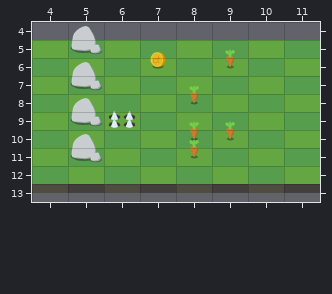
One commit to this Tiled map (JSON): maps/demo.json. This is how it looked before the edit.
Cells are 64x32 px. Shown: x 4..11, y 4..13.
After:
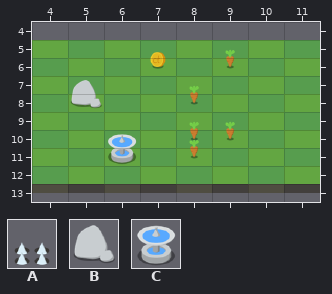
Key: from "objects": A 17, B 24, C 25.
_ is an empty cell.
Objects are placed by their top-left corner, in cells (3,4 is the top-left corner of cell 3,4); size is 1x1 cell unless given.
Commit message: Use object layer for obstacles
Changes in this commit:
Layer "obstacles" (removed):
The edit erases tile A in row 9 at x 6.
The edit erases tile B in row 5 at x 5; in row 7 at x 5; in row 9 at x 5; in row 11 at x 5.
Layer "obstacles" (added):
A new object: B at 5,7 size 1x2.
A new object: C at 6,10 size 1x2.
